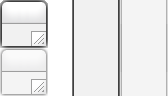
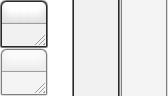
Layered file, before and after one edit (168×96). Changes by layer:
added layer "active growbox" above "active rendered" over (35, 35, 45, 45)
painted on "active rendered" over (0, 0, 120, 96)
added layer "inactive growbox" above "inactive rendered" over (35, 83, 45, 93)
painted on "inactive rendered" over (0, 0, 168, 96)
